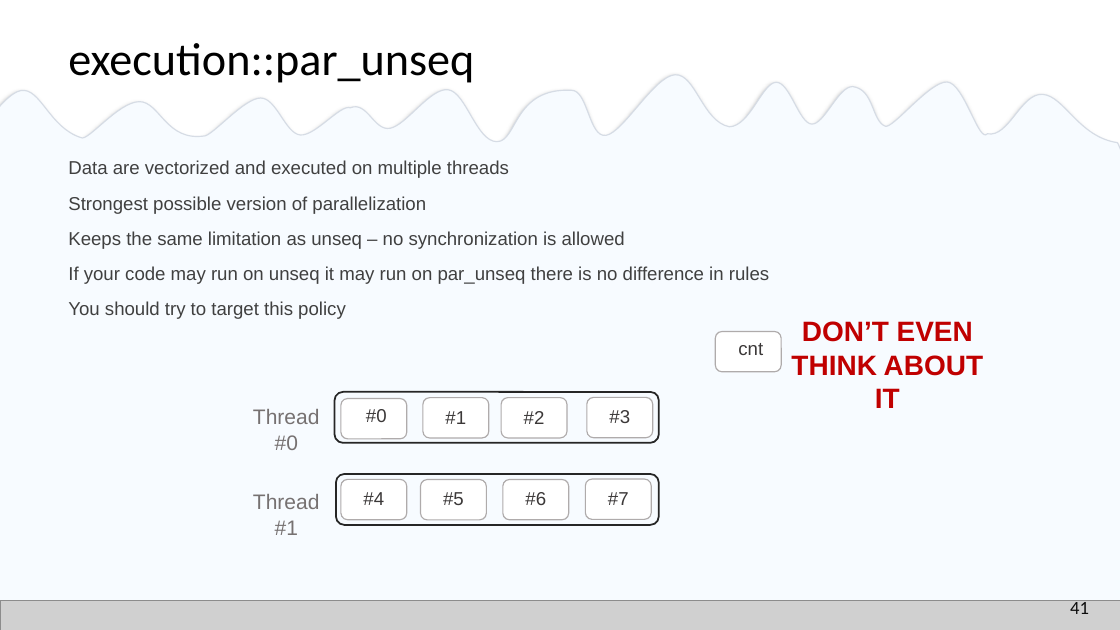
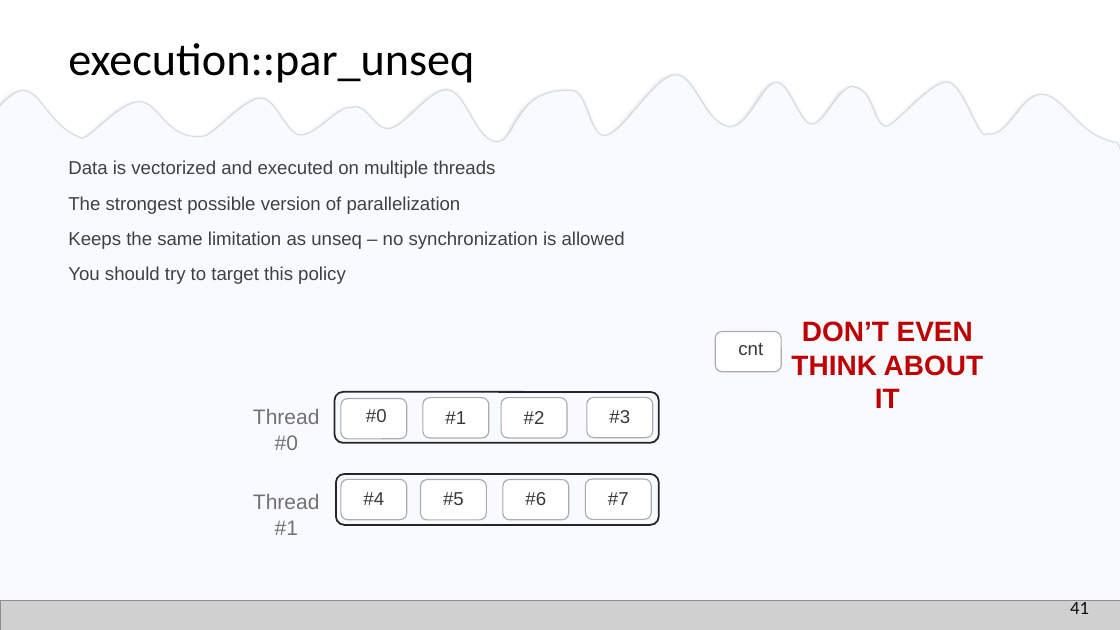
Before and after one commit to EmptySquareBubble/StoriesFromAParallelUniverse-, a slide deck: slide 42 of stories_from_a_paralel_universe.pptx. Drawn at 1120x630 pixels with LibreOffice and Linux fonts; fonts in the diff are those of the drawing; grey boxes stand for pictures. Boxes give left, top, right and bottom in pixels: in the first picture for what was removed or moved away, otherwise in the second. Text is boxed around its words. In the diff, an @@ line names an element or a change of style, - is before the commit and + after.

Commit message:
grammar

```diff
--- a/stories_from_a_paralel_universe.pptx
+++ b/stories_from_a_paralel_universe.pptx
@@ text at bbox=[68, 160, 495, 214]: text changed @@
-  Data are vectorized and executed on multiple threads
-  Strongest possible version of parallelization
+  Data is vectorized and executed on multiple threads
+  The strongest possible version of parallelization
@@ text at bbox=[68, 266, 769, 284]: paragraph removed @@
-  If your code may run on unseq it may run on par_unseq there is no difference in rules
```
Also in this commit, not shown: 14 other slides changed.
